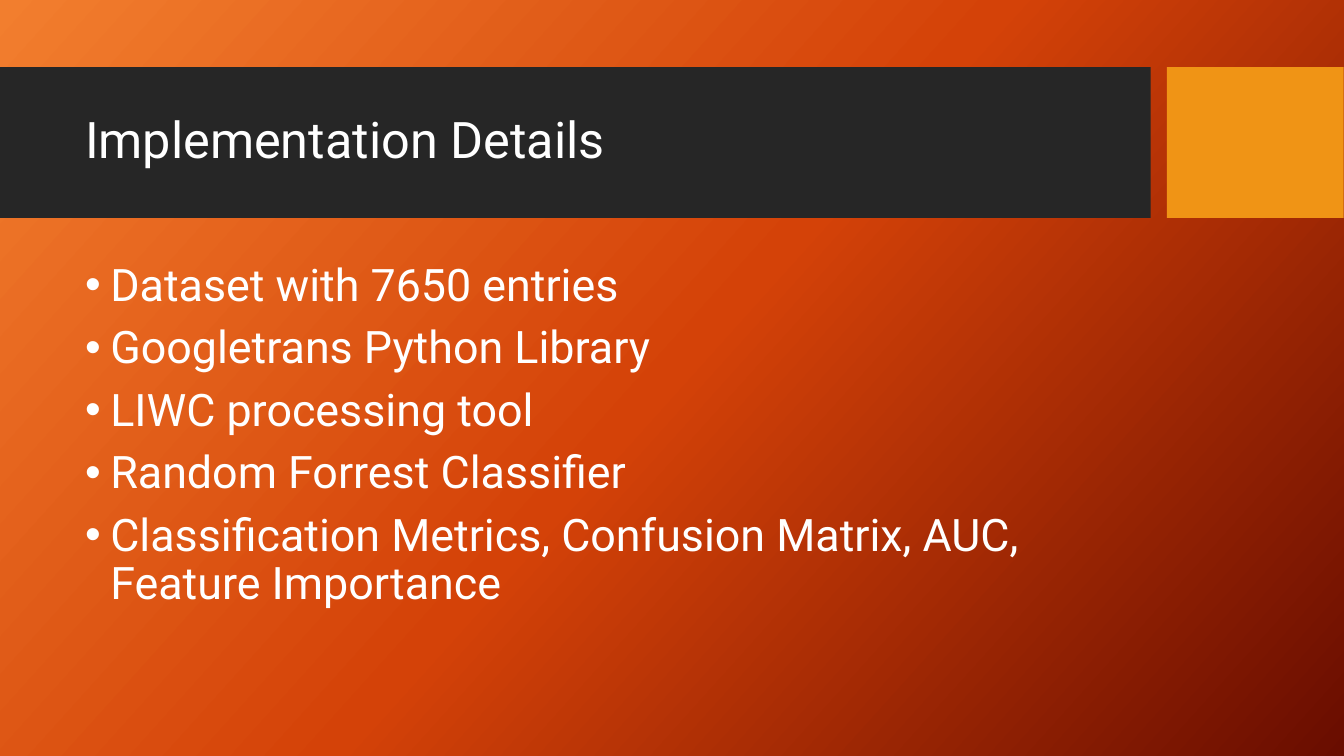
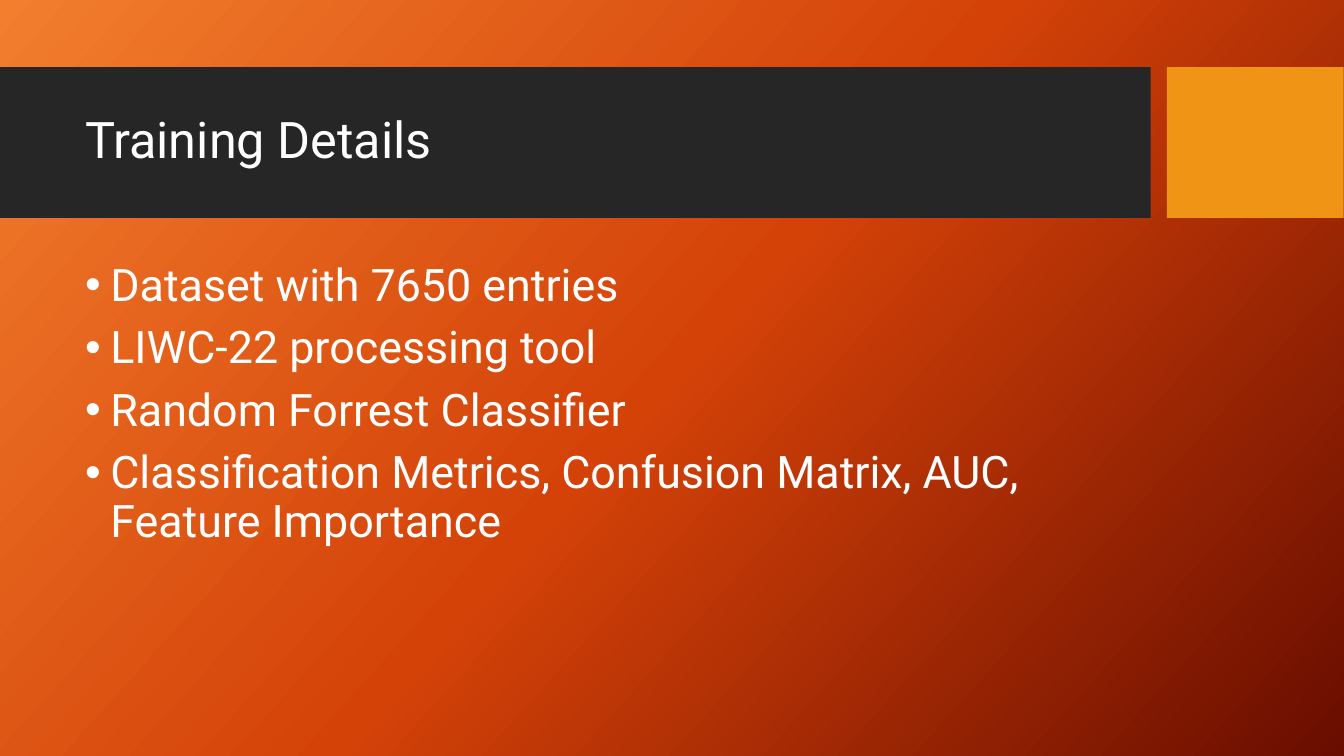
Before and after one commit to Dinica-Mircea/Depression-signs-detection, a slide deck: slide 4 of Documents/TRSI/presentation/Cross-Linguistic Analysis for Depression Detection.pptx. Drawn at 1344x756 pixels with LibreOffice and Linux fonts; fonts in the diff are those of the drawing; background and template pictures are left out. Boxes give left, top, right and bottom in pixels: in the first picture for what was removed or moved away, otherwise in the second. Text is boxed around its words. In the diff, an @@ line names an element or a change of style, - is before the commit and + after.

```diff
--- a/Documents/TRSI/presentation/Cross-Linguistic Analysis for Depression Detection.pptx
+++ b/Documents/TRSI/presentation/Cross-Linguistic Analysis for Depression Detection.pptx
@@ title at (x1=85, y1=120, x2=432, y2=169): text changed @@
-Implementation Details
+Training Details
@@ text at (x1=110, y1=329, x2=596, y2=373): text changed @@
-• Googletrans Python Library
-• LIWC processing tool
+• LIWC-22 processing tool
```
Also in this commit, not shown: 1 other slide changed, 7 slides added, 1 slide removed.
